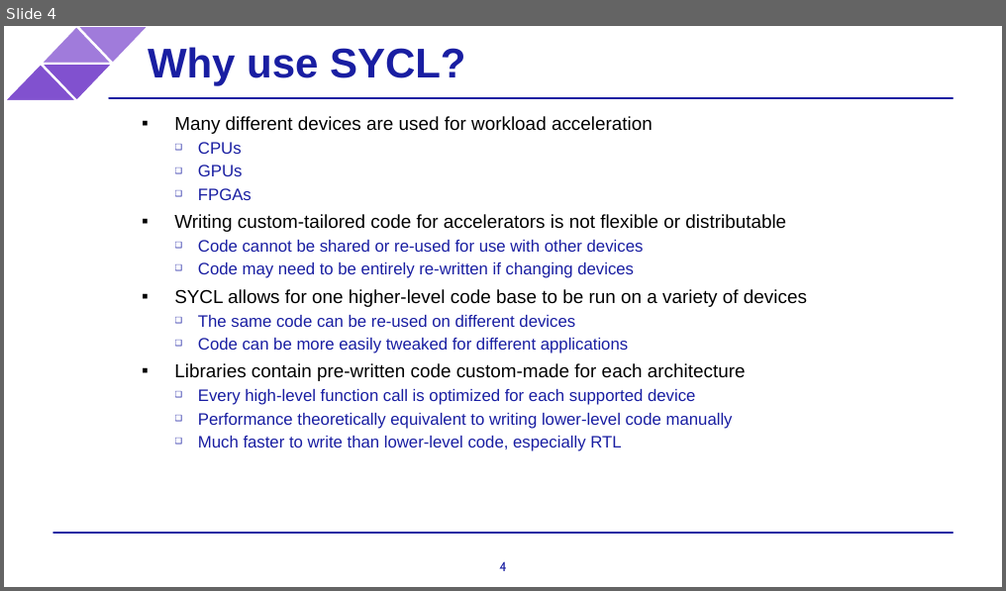
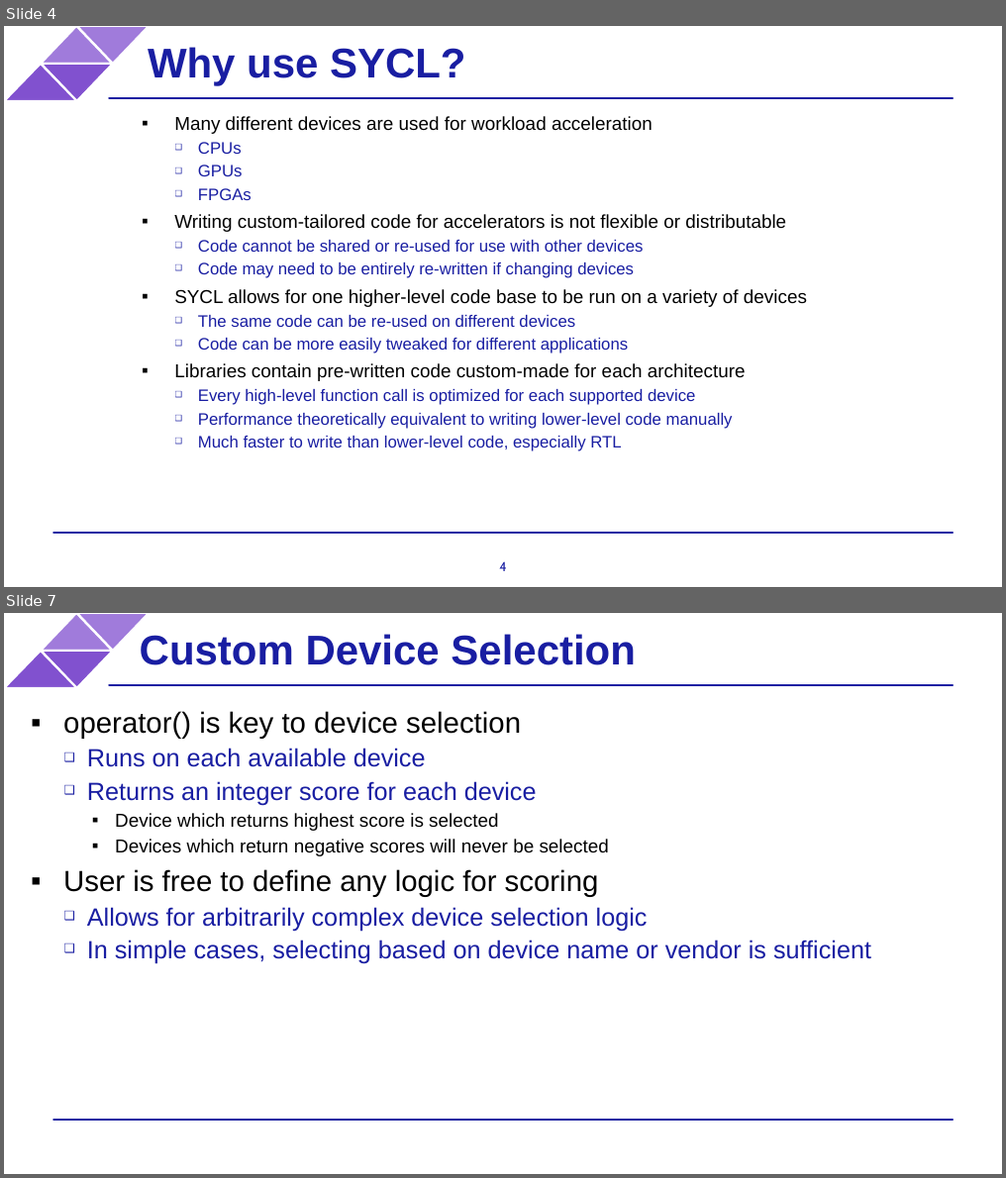
Before and after one commit to BenjaminMFindley/Reconfig-2-SYCL-DPCPP, a slide deck: Slides/SYCL intro.pptx. Shown one above the other, each under a label of ours: slide 4 before the commit, slides 4 and 7 after it; the slides between them are not shown. The pictures are 1006x591 and 1006x1178 pixels, drawn with LibreOffice and Linux fonts; fonts in the diff are those of the drawing; background and template pictures are left out. Boxes give left, top, right and bottom in pixels: in the first picture for what was removed or moved away, otherwise in the second. Text is boxed around its words. In the diff, an @@ line names an element or a change of style, - is before the commit and + after.

Commit message:
Queues, device selection slides

```diff
--- a/Slides/SYCL intro.pptx
+++ b/Slides/SYCL intro.pptx
@@ slide 7 added at <box>4,613,1002,1174</box>, background #FFFFFF; not listed: 6 template elements that a slide beside it also shows @@
@@ title added at <box>140,634,635,665</box>, 40 pt, text #191EA2, bold @@
+Custom Device Selection
@@ text added at <box>63,711,871,964</box>, 24 pt, text #191EA2 @@
+▪ operator() is key to device selection
+  ❑ Runs on each available device
+  ❑ Returns an integer score for each device
+    ▪ Device which returns highest score is selected
+    ▪ Devices which return negative scores will never be selected
+▪ User is free to define any logic for scoring
+  ❑ Allows for arbitrarily complex device selection logic
+  ❑ In simple cases, selecting based on device name or vendor is sufficient
```
Also in this commit, not shown: 3 other slides added.
